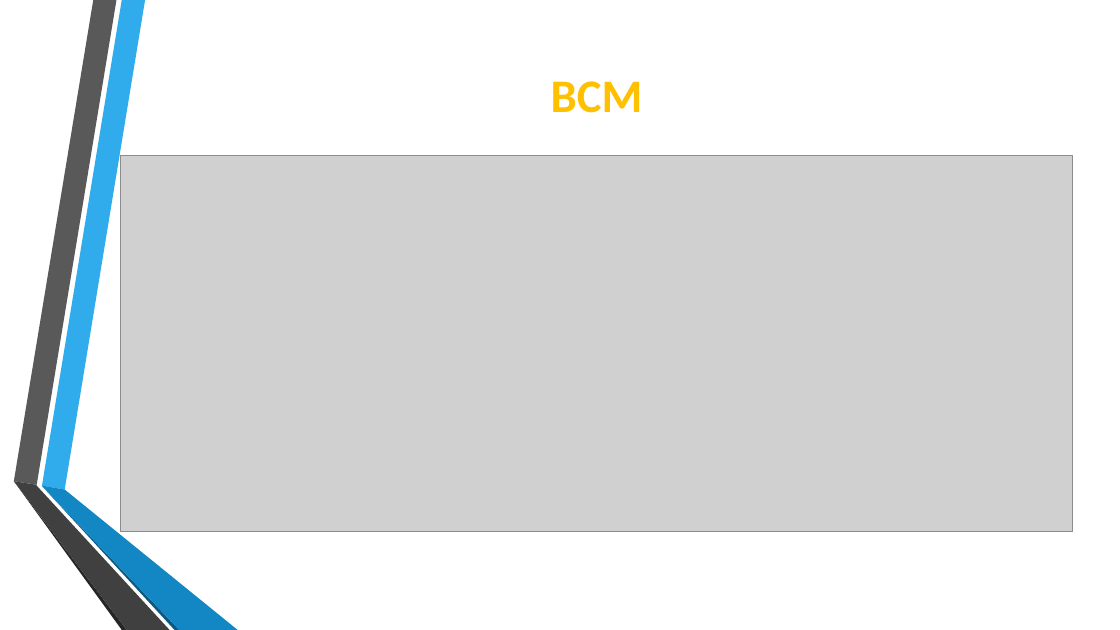
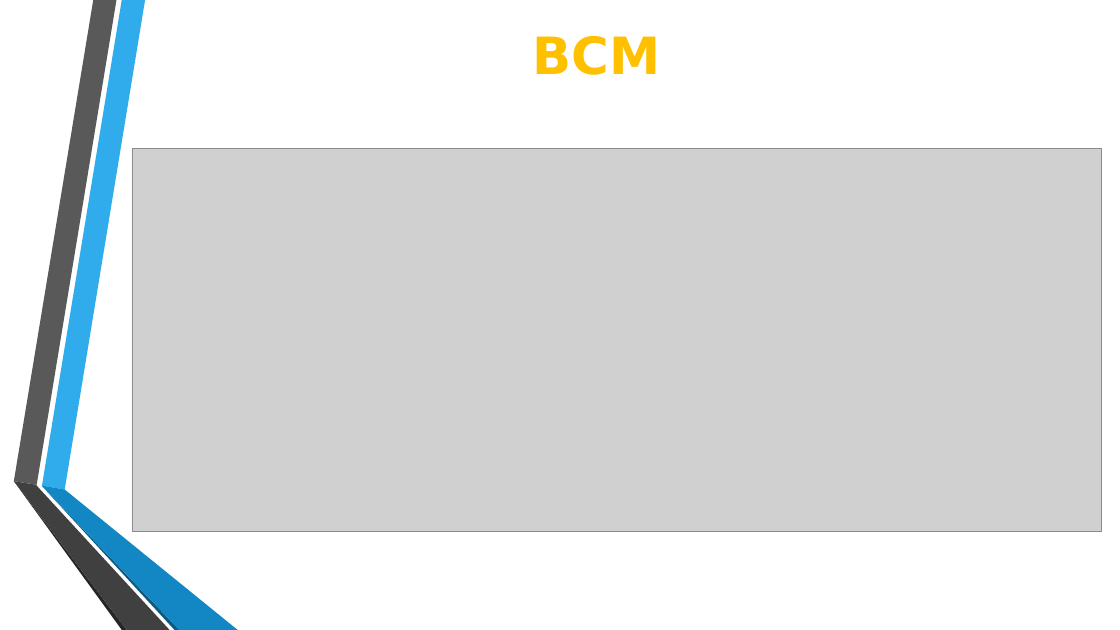
Before and after one commit to Lince99/GPOI, a slide deck: slide 2 of m0n0wall/Presentazione_M0n0wall.odp. Drawn at 1120x630 pixels with LibreOffice and Linux fonts; fonts in the diff are those of the drawing; grey boxes stand for pictures. Boxes give left, top, right and bottom in pixels: in the first picture for what was removed or moved away, otherwise in the second. Text is boxed around its words. In the diff, an @@ line names an element or a change of style, - is before the commit and + after.

Commit message:
Fix odp content and format

```diff
--- a/m0n0wall/Presentazione_M0n0wall.odp
+++ b/m0n0wall/Presentazione_M0n0wall.odp
@@ title "BCM": place and size @@
-title "BCM" at (551, 81, 643, 113)
+title "BCM" at (533, 36, 661, 75)
@@ title "BCM" at (533, 36, 661, 75): size 40 to 44 pt, font Calibri to DejaVu Sans @@
@@ picture: place and size @@
-picture at (121, 155, 1073, 532)
+picture at (132, 148, 1102, 532)
```
Also in this commit, not shown: 7 other slides changed.
